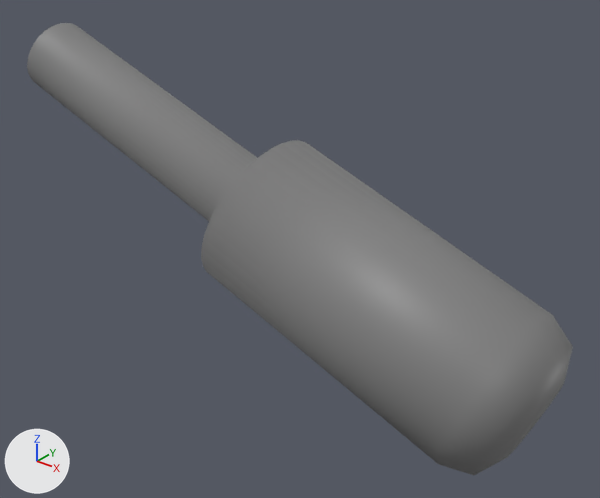
What one commit did to the Blender file Models/Interior/Panel/Controls/press/press-switch.blend.
One viewpoint serves both versions: a 50 mm lens placed at (0.02501, -0.01761, 0.00666), pointed at (0.01056, 0.00046, -0.00454). Every picture has the same lights, and +X, +Y and +Z are marked at lower left.

The first picture shows 'Switch'.
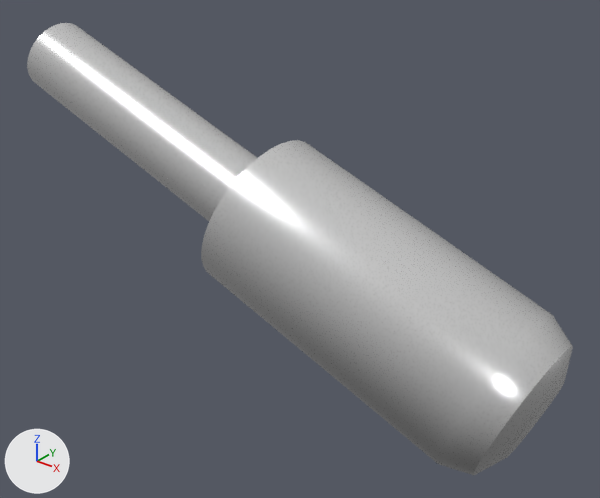
The edits, one by one:
Material 'Material' (mat_material) changes colour from grey #7f7f7f to white #ffffff; in linear values from (0.214, 0.214, 0.214) to (1.0, 1.0, 1.0).
In material 'Material' (mat_material), roughness goes from 0.5 to 0.2.
In material 'Material' (mat_material), metallic goes from 0.0 to 1.0.
me_cylinder has 216 vertices, 181 faces and spans x -0.01..0.01, y -0.0025..0.0025, z -0.0025..0.0025.
me_cylinder is used by ob_switch; location (0.0094, 0.0, -0.00342); rotation (0.0, 0.349, 0.0), in degrees (0, 20, 0).
me_cylinder part 1: edges marked sharp go from 0 to 108.

Boxes [x1, y1, x2, y2] around the edits, measured in the pictures (600 x 498 px):
'Switch', recoloured, surface changed, shading changed
    both: [27, 23, 573, 475]
